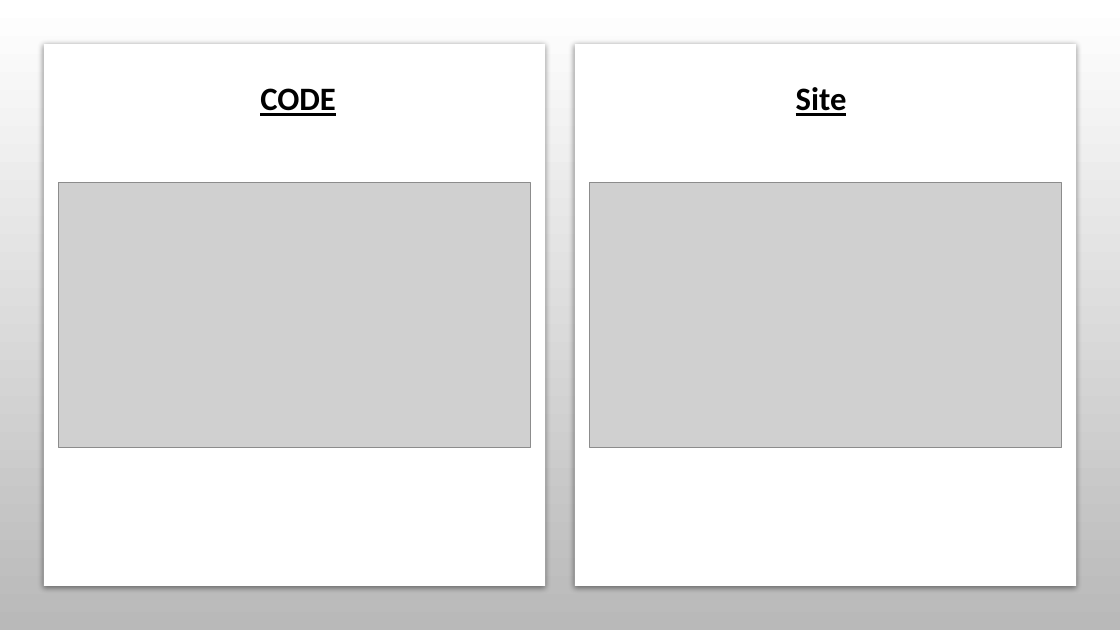
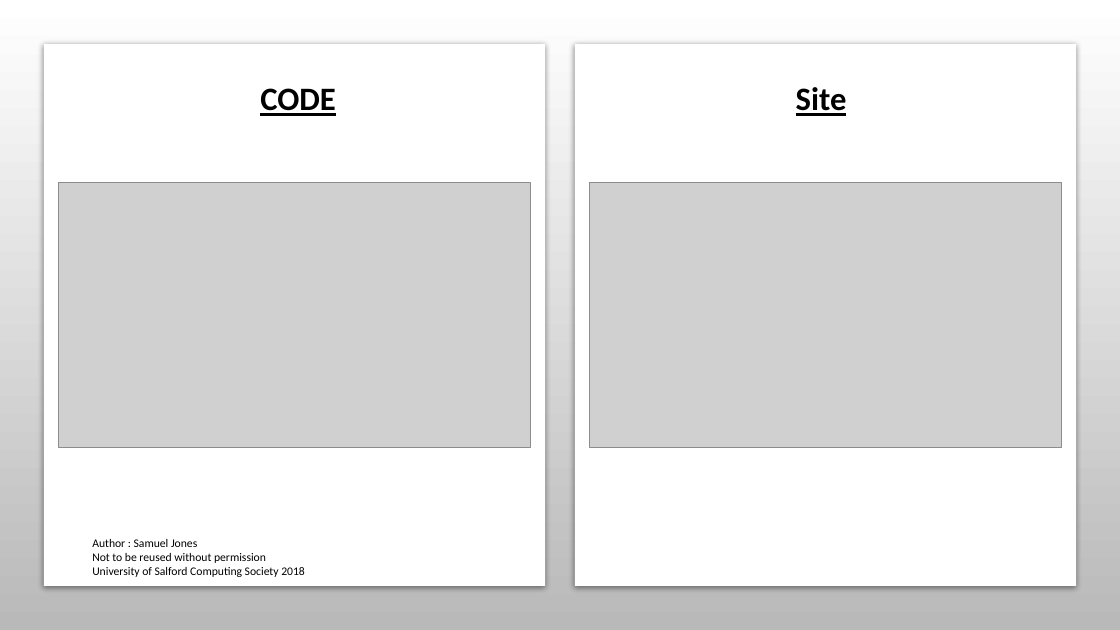
Before and after one commit to SamJones01/Computing-Society---HTML-CSS-DEMO, a slide deck: slide 15 of An Introduction to HTML5 & CSS.pptx. Drawn at 1120x630 pixels with LibreOffice and Linux fonts; fonts in the diff are those of the drawing; grey boxes stand for pictures; background and template pictures are left out. Boxes give left, top, right and bottom in pixels: in the first picture for what was removed or moved away, otherwise in the second. Text is boxed around its words. In the diff, an @@ line names an element or a change of style, - is before the commit and + after.

```diff
--- a/An Introduction to HTML5 & CSS.pptx
+++ b/An Introduction to HTML5 & CSS.pptx
@@ text added at bbox=[92, 539, 305, 577], 10 pt, text #000000 @@
+Author : Samuel Jones
+Not to be reused without permission
+University of Salford Computing Society 2018
```
Also in this commit, not shown: 34 other slides changed.
